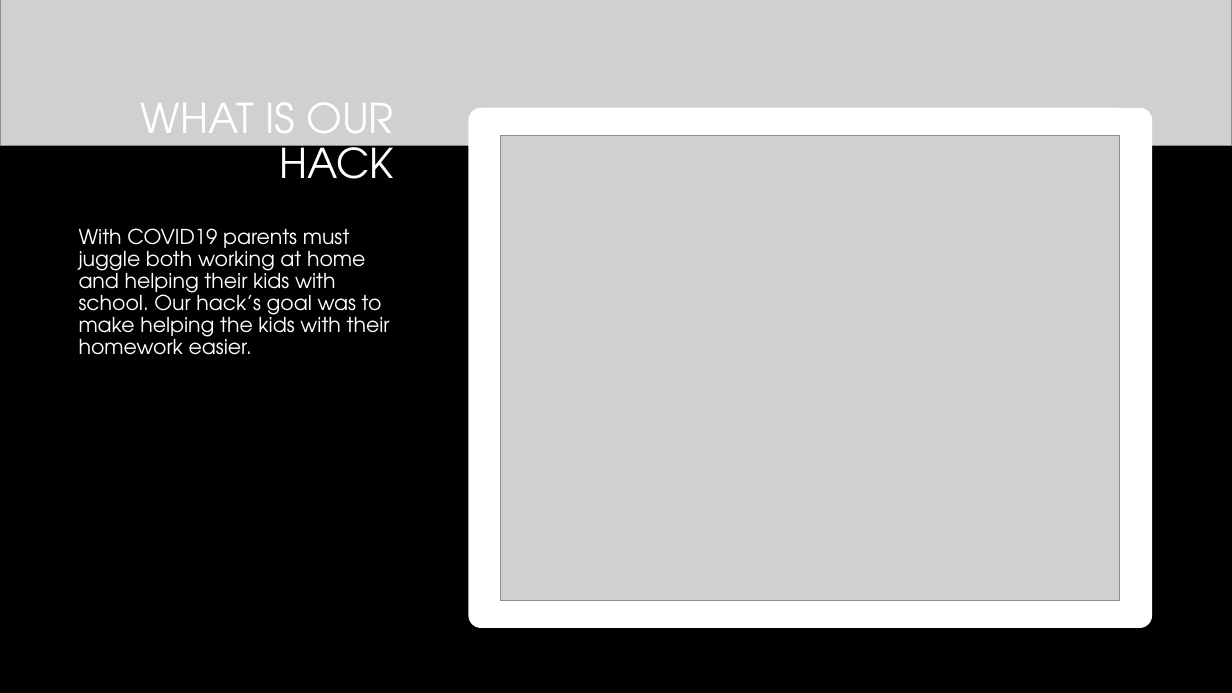
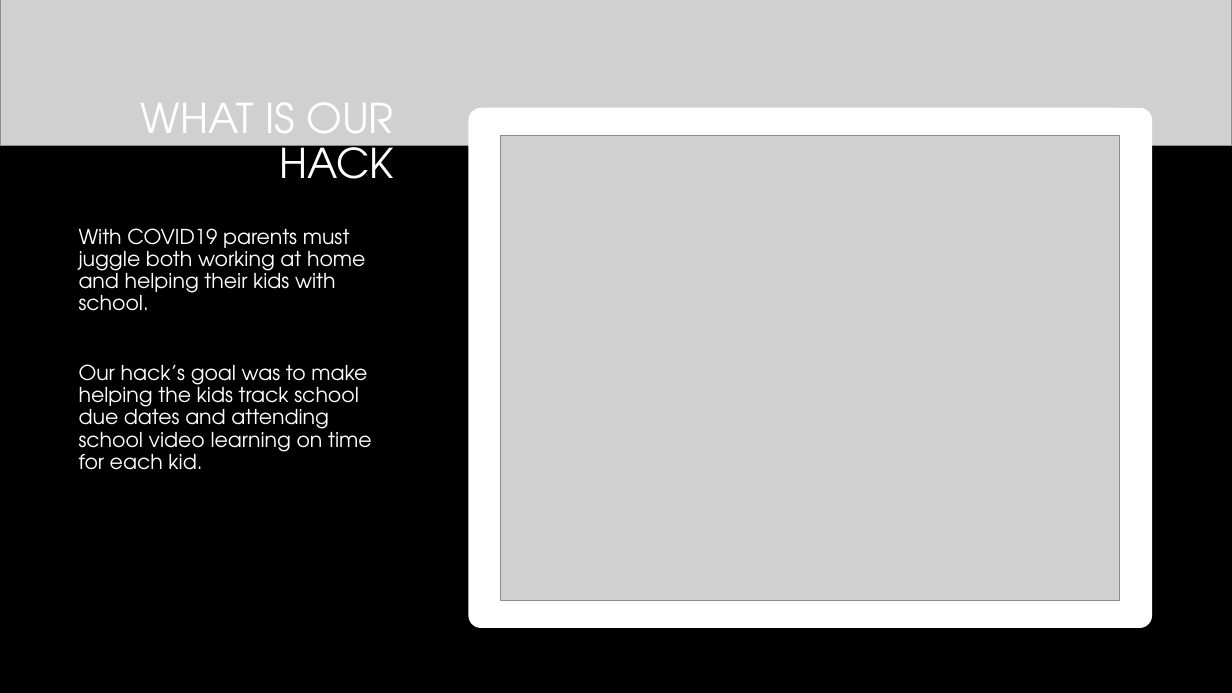
Before and after one commit to mikecairns1/mondaydotcomhack2020, a slide deck: slide 1 of Monday.comHackathon.pptx. Drawn at 1232x693 pixels with LibreOffice and Linux fonts; fonts in the diff are those of the drawing; grey boxes stand for pictures; background and template pictures are left out. Boxes give left, top, right and bottom in pixels: in the first picture for what was removed or moved away, otherwise in the second. Text is boxed around its words. In the diff, an @@ line names an element or a change of style, - is before the commit and + after.

```diff
--- a/Monday.comHackathon.pptx
+++ b/Monday.comHackathon.pptx
@@ text at box(79, 228, 372, 470): text changed @@
-With COVID19 parents must juggle both working at home and helping their kids with school. Our hack’s goal was to make helping the kids with their homework easier.
+With COVID19 parents must juggle both working at home and helping their kids with school.
+Our hack’s goal was to make helping the kids track school due dates and attending school video learning on time for each kid.
```
Also in this commit, not shown: 1 slide added, 5 other files.
